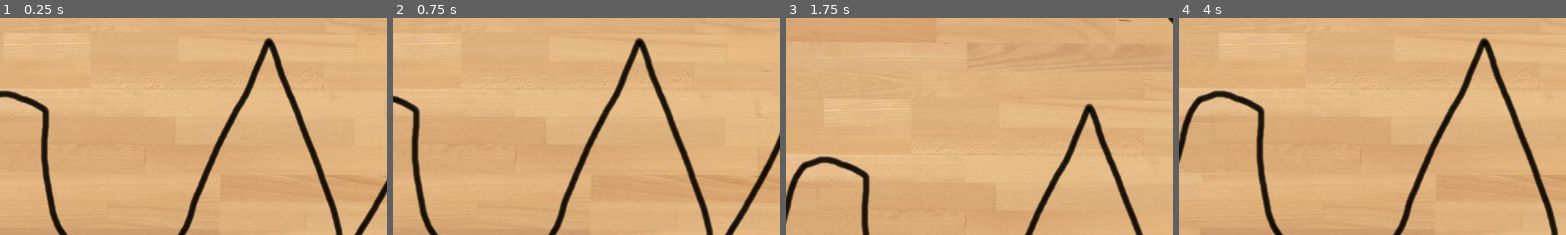
Above: before the commit, frames 1-4 (left to right).
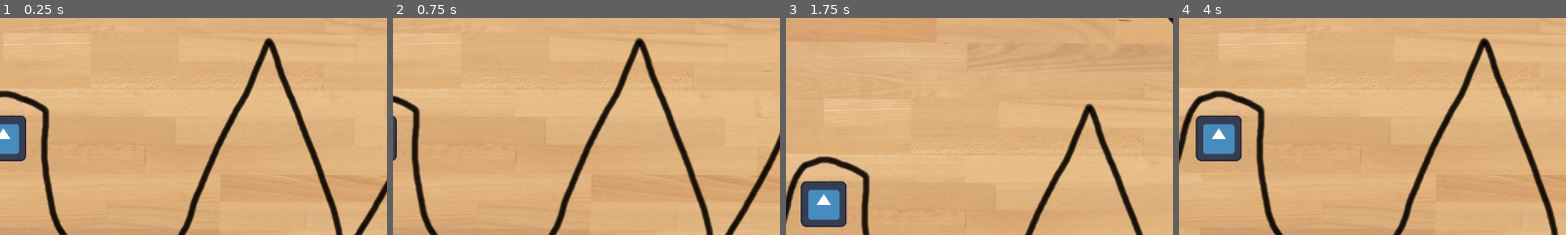
Above: after the commit, the same moments.

Repository: frejzollo/godot-line-follower-simulator
Game: Godot game, scene res://node_2d.tscn
Same seed, same stepped clock (60 frames per second), same inputs: the game is played once before the commit and once after it. The engine's default icon, where the game draws it, is replaced by a stand-in: a white triangle on a blue panel in a dark square.
Inputs (mouse positions are % of the whole screen's width and height, from its top left):
- Up to frame 1 (0.25 s): no input
- Up to frame 2 (0.75 s): tap Enter at 0.5 s; move the mouse to (72, 45) at 0.52 s; hold Right from 0.53 s (still down); click (72, 45) at 0.67 s
- Up to frame 3 (1.75 s): tap Space at 0.77 s; release Right at 1.25 s; drag from (30, 55) to (45, 70) at 1.27 s
- Up to frame 4 (4 s): tap Space at 2, 3.77 s; move the mouse to (60, 28) at 2.02 s; hold Right 2.03-2.75 s; drag from (45, 70) to (20, 35) at 2.77 s; tap Enter at 3.5 s; move the mouse to (80, 65) at 3.52 s; hold Left from 3.53 s (still down)
The pictures show only the part of the screen within x 0-50%, y 50-100%; the shares and areas given below are measured in that part.

The runs differ from the first frame. In frame 1, 1.4% of the frame differs, in the area x 0-7%, y 44-67%; in frame 2, 0.2%; in frame 3, 2.5%, in the area x 3-16%, y 75-97%; in frame 4, 2.5%.

Commit message:
Added universal sensor class

Diff:
--- a/node_2d.tscn
+++ b/node_2d.tscn
@@ -1,15 +1,16 @@
-[gd_scene load_steps=5 format=3 uid="uid://c0kp0j3ts4sj2"]
+[gd_scene load_steps=6 format=3 uid="uid://c0kp0j3ts4sj2"]
 
 [ext_resource type="Script" path="res://scripts/actor.gd" id="1_bph8r"]
 [ext_resource type="Texture2D" uid="uid://dj05wugrff33l" path="res://data/icon.svg" id="2_nx8l7"]
 [ext_resource type="Texture2D" uid="uid://yesfgt5py4oo" path="res://data/background.png" id="3_b106p"]
+[ext_resource type="Script" path="res://scripts/color_sensor.gd" id="3_c1psh"]
 [ext_resource type="Script" path="res://scripts/free_camera_2d.gd" id="4_5dgth"]
 
 [node name="Simulation" type="Node2D"]
 
 [node name="Actor" type="Node2D" parent="."]
 z_index = 2
-position = Vector2(-792, 349)
+position = Vector2(-571, 180)
 script = ExtResource("1_bph8r")
 
 [node name="Sprite2D" type="Sprite2D" parent="Actor"]
@@ -21,12 +22,15 @@
 
 [node name="Sensor" type="Node2D" parent="Actor/Sensors"]
 position = Vector2(33, -6)
+script = ExtResource("3_c1psh")
 
 [node name="Sensor2" type="Node2D" parent="Actor/Sensors"]
 position = Vector2(-1, -11)
+script = ExtResource("3_c1psh")
 
 [node name="Sensor3" type="Node2D" parent="Actor/Sensors"]
 position = Vector2(-35, -5)
+script = ExtResource("3_c1psh")
 
 [node name="Motors" type="Node2D" parent="Actor"]
 
--- a/scripts/actor.gd
+++ b/scripts/actor.gd
@@ -21,9 +21,11 @@
 # Called every frame. 'delta' is the elapsed time since the previous frame.
 func _process(delta: float) -> void:
 	var sensor_global_pos = global_position  # zakładając, że skrypt jest na sensorze
-	var floor_color = get_floor_color(sensor_global_pos)
+
+	for sensor in sensors:
+		print("sensor ", sensor.name, " : ", sensor.get_color())
 	# Możesz tutaj np. wypisać kolor lub wykorzystać go do sterowania zachowaniem robota:
-	print("Kolor pod sensorem: ", floor_color)
+
 
 
 # Funkcja, która zwraca kolor piksela pod daną pozycją (globalną)
--- /dev/null
+++ b/scripts/color_sensor.gd
@@ -0,0 +1,105 @@
+extends Node2D
+
+class_name ColorSensor
+
+@export var read_frequency:  float = 0.1  # Częstotliwość odczytu w sekundach (np. 10 razy na sekundę)
+@export var noise_intensity: float = 0.0  # Intensywność szumu
+var background_image: Image = null
+var background_sprite: Sprite2D
+var current_color: Color = Color(0, 0, 0, 1)  # Domyślnie czarny
+
+# Macierze wag - klasy potomne mogą je nadpisywać
+var r_weights: Array = [[1]]
+var g_weights: Array = [[1]]
+var b_weights: Array = [[1]]
+
+# Called when the node enters the scene tree for the first time.
+func _ready():
+	var environment = get_node("/root/Simulation/Environment")
+	background_sprite = environment.get_node("./FloorSprite")
+	var texture = background_sprite.texture
+	background_image = texture.get_image()
+
+	# Uruchamiamy cykliczne odczytywanie koloru
+	start_reading()
+
+func start_reading():
+	# Uruchamiamy Timer do cyklicznego odczytu koloru
+	var timer = Timer.new()
+	timer.wait_time = read_frequency
+	timer.autostart = true
+	timer.one_shot = false
+	timer.connect("timeout", read_color_from_environment.bind())
+	add_child(timer)
+
+func read_color_from_environment():
+	if background_image == null:
+		return
+
+	# Pobieramy pozycję sensora w globalnych współrzędnych
+	var sensor_global_pos = global_position
+
+	# Konwertujemy na lokalne współrzędne względem background_sprite
+	var local_pos = background_sprite.to_local(sensor_global_pos)
+
+	# Zamiana na współrzędne obrazu
+	var sprite_size = background_sprite.texture.get_size()
+	var pixel_x = int(local_pos.x)
+	var pixel_y = int(local_pos.y)
+
+	# Sprawdzamy, czy współrzędne są w zakresie obrazu
+	current_color = get_weighted_average_color(pixel_x, pixel_y)
+
+func get_weighted_average_color(x: int, y: int) -> Color:
+	var r = 0.0
+	var g = 0.0
+	var b = 0.0
+	var total_weight_r = 0.0
+	var total_weight_g = 0.0
+	var total_weight_b = 0.0
+
+	var radius = r_weights[0].size()/2
+
+	var size = 2 * radius + 1  # N x N macierz
+
+	for dx in range(-radius, radius + 1):
+		for dy in range(-radius, radius + 1):
+			var px = x + dx
+			var py = y + dy
+			var index_x = dx + radius
+			var index_y = dy + radius
+
+			if px >= 0 and py >= 0 and px < background_image.get_width() and py < background_image.get_height():
+				var col = background_image.get_pixel(px, py)
+				var weight_r = r_weights[index_x][index_y]
+				var weight_g = g_weights[index_x][index_y]
+				var weight_b = b_weights[index_x][index_y]
+
+				r += col.r * weight_r
+				g += col.g * weight_g
+				b += col.b * weight_b
+
+				total_weight_r += weight_r
+				total_weight_g += weight_g
+				total_weight_b += weight_b
+
+	# Normalizowanie kolorów, aby wartości były w zakresie 0-1
+	if total_weight_r > 0: r /= total_weight_r
+	if total_weight_g > 0: g /= total_weight_g
+	if total_weight_b > 0: b /= total_weight_b
+
+	return apply_noise(Color(r, g, b))
+
+func apply_noise(color: Color) -> Color:
+	var noise_r = randf_range(-noise_intensity, noise_intensity)
+	var noise_g = randf_range(-noise_intensity, noise_intensity)
+	var noise_b = randf_range(-noise_intensity, noise_intensity)
+
+	return Color(
+		clamp(color.r + noise_r, 0.0, 1.0),
+		clamp(color.g + noise_g, 0.0, 1.0),
+		clamp(color.b + noise_b, 0.0, 1.0)
+	)
+
+func get_color() -> Color:
+	return current_color
